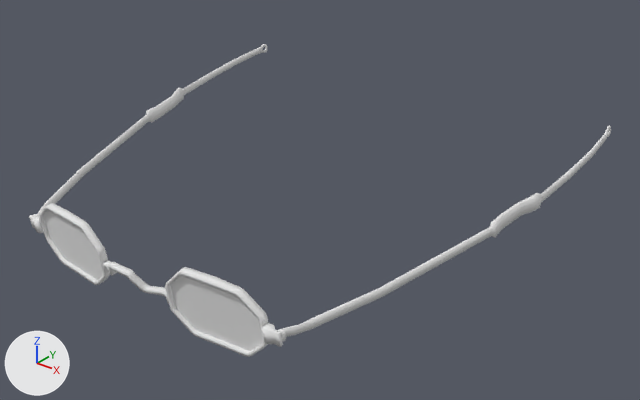
The OBJ model data/mesh/Utah/Itm_SpectaclesShape.obj as it was, and as the next commit left it.
Rendered twice from a 50 mm lens placed at (19.2, -28.0, 186.1), pointed at (1.0, -5.3, 172.0). Every picture has the same lights, and +X, +Y and +Z are marked at lower left. Where no turn or scale is listed for an object, it has been applied to the vertices.

In view in the first picture: 'Itm_SpectaclesShape'.
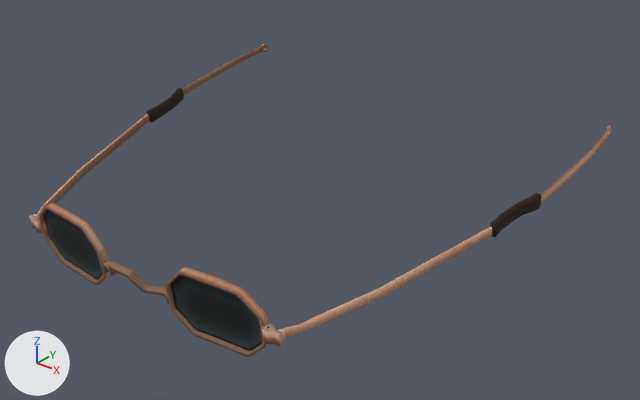
Where the change shows, as pixel boxes (x1, y1, x2, y2) in the pictures (640 x 400 px):
'Itm_SpectaclesShape', surface changed
    both: (29, 44, 611, 357)

The change, as a diff of the scene's bpy script:
```diff
--- a/data/mesh/Utah/Itm_SpectaclesShape.obj.py
+++ b/data/mesh/Utah/Itm_SpectaclesShape.obj.py
@@ img_prpspectacles_001_diffuse_dds @@
+img_prpspectacles_001_diffuse_dds = load_image('PrpSpectacles_001_Diffuse.dds', 'PrpSpectacles_001_Diffuse.dds', 256, 256, 'sRGB')
@@ mat_chrutah_mesh_spectacles_sg @@
 mat_chrutah_mesh_spectacles_sg = principled_material('ChrUtah_Mesh:Spectacles_SG')
-mat_chrutah_mesh_spectacles_sg.base_color = (0.8, 0.8, 0.8)  # white #e7e7e7
+mat_chrutah_mesh_spectacles_sg.texture = img_prpspectacles_001_diffuse_dds
 mat_chrutah_mesh_spectacles_sg.roughness = 1.0
```
